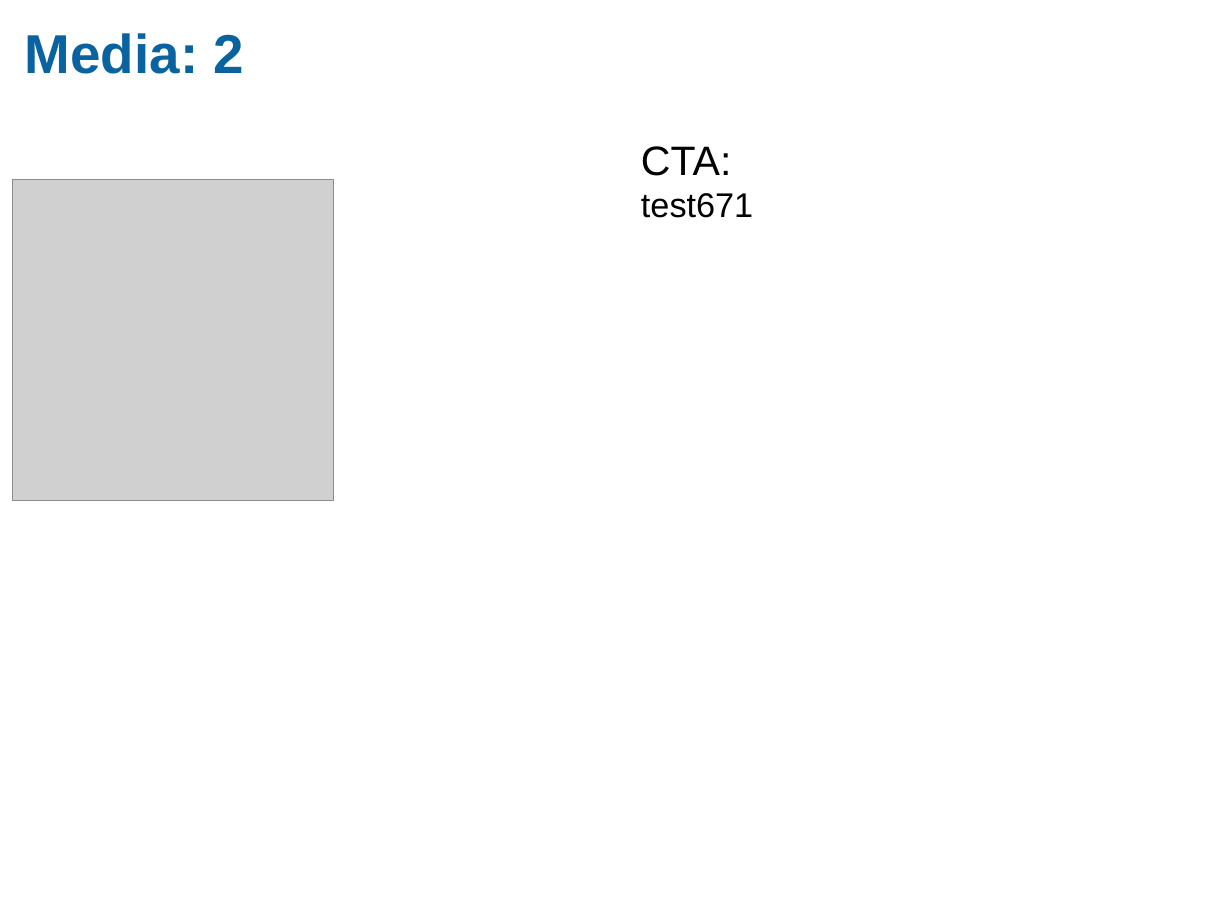
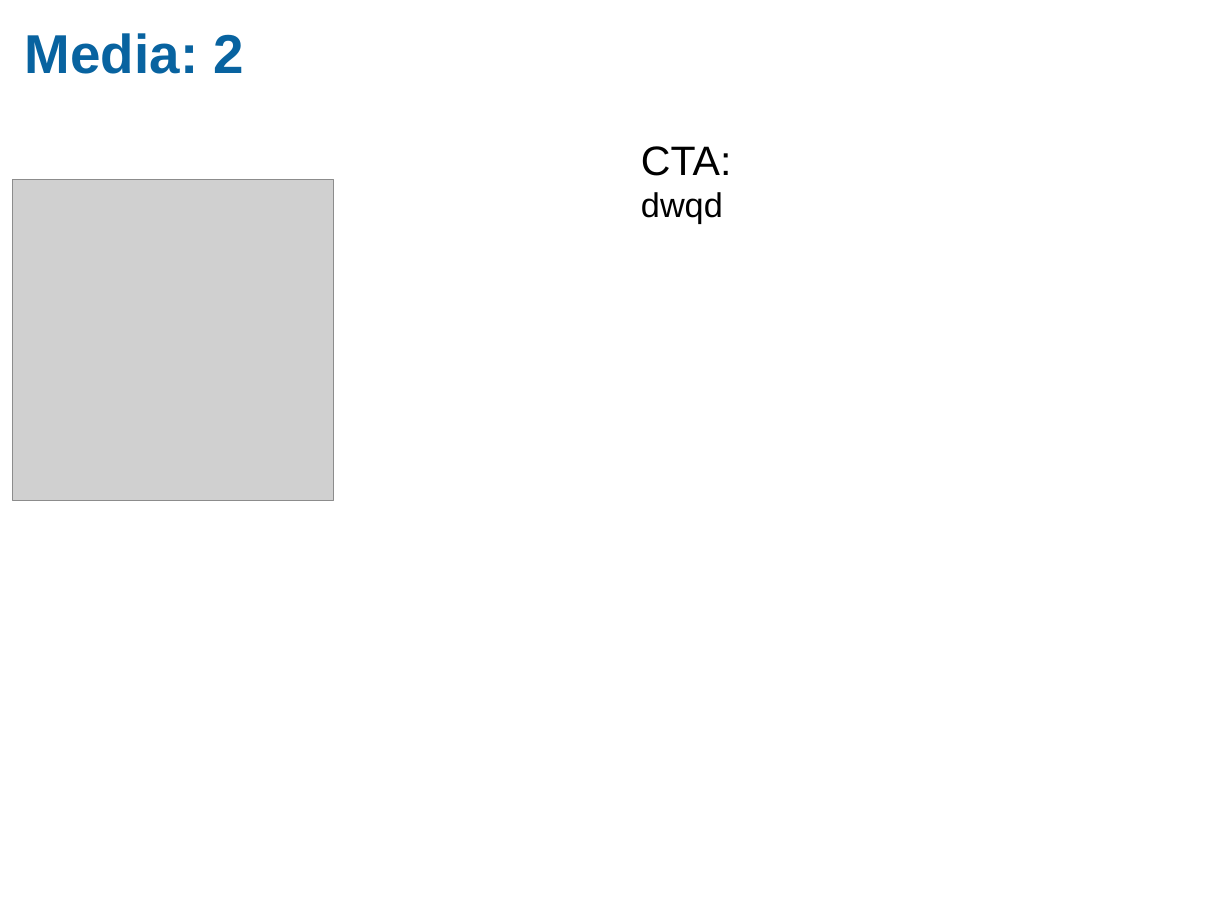
Before and after one commit to praveenkumar-m18/spider-event-calendar, a slide deck: slide 6 of calendar.pptx. Drawn at 1232x924 pixels with LibreOffice and Linux fonts; fonts in the diff are those of the drawing; grey boxes stand for pictures; background and template pictures are left out. Boxes give left, top, right and bottom in pixels: in the first picture for what was removed or moved away, otherwise in the second. Text is boxed around its words. In the diff, an @@ line names an element or a change of style, - is before the commit and + after.

```diff
--- a/calendar.pptx
+++ b/calendar.pptx
@@ text at (641,146,731,224): text changed; size 20 to 24 pt @@
-CTA:
-test671
+CTA:
+dwqd
```
Also in this commit, not shown: 5 other slides changed, 6 other files.
